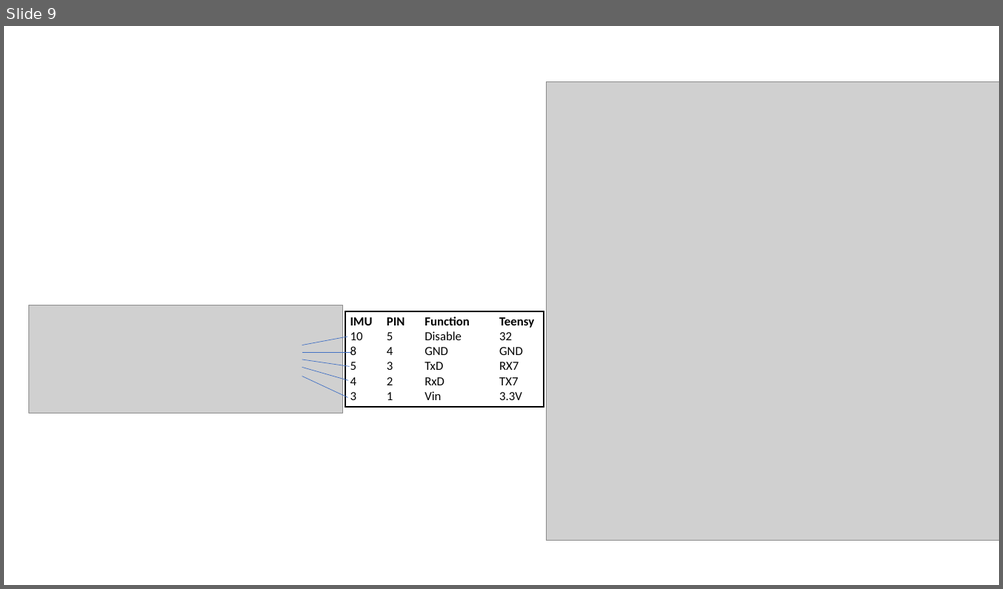
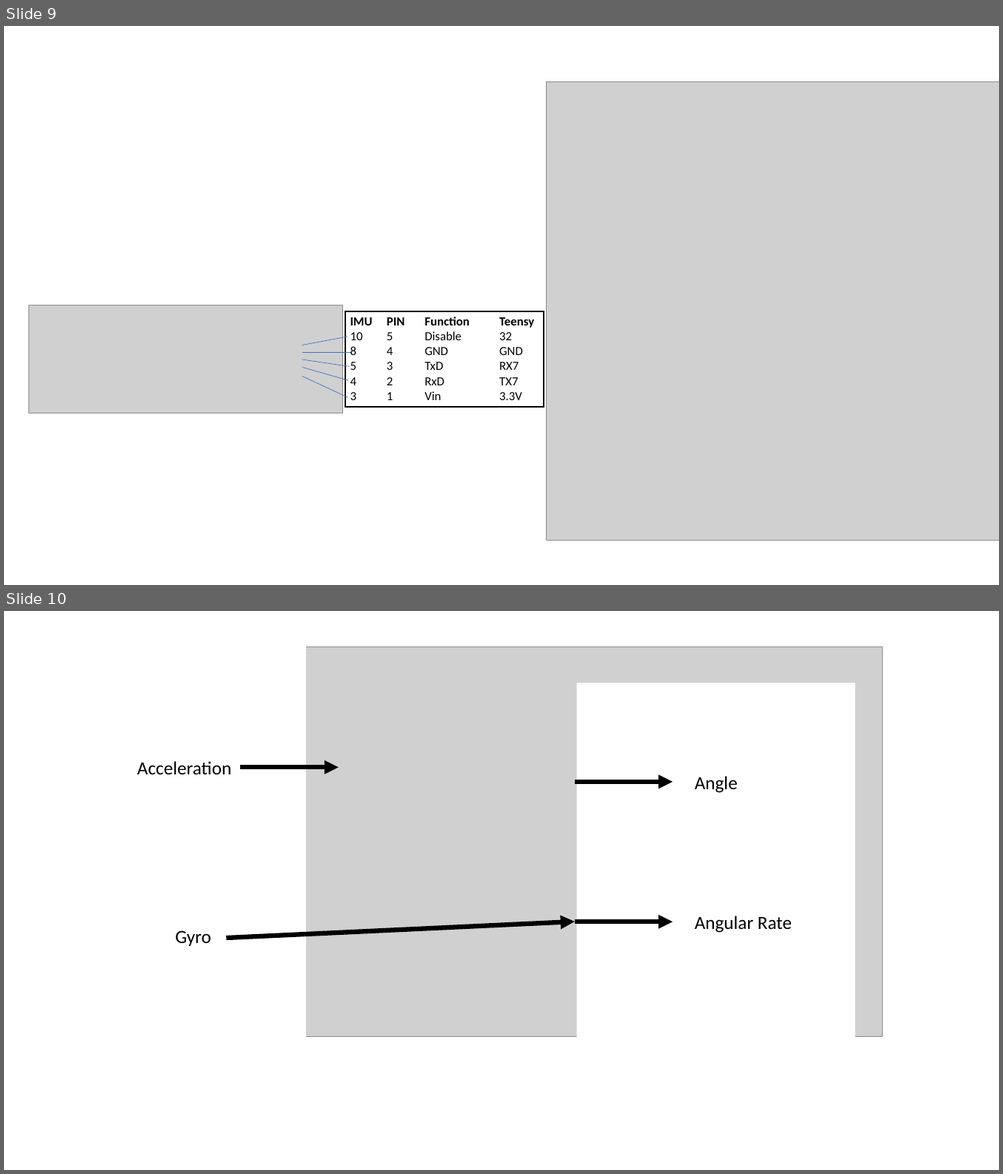
Before and after one commit to jochenalt/Lisbeth, a slide deck: schematics/Wiring.pptx. Shown one above the other, each under a label of ours: slide 9 before the commit, slides 9 and 10 after it. The pictures are 1003x589 and 1003x1174 pixels, drawn with LibreOffice and Linux fonts; fonts in the diff are those of the drawing; grey boxes stand for pictures. Boxes give left, top, right and bottom in pixels: in the first picture for what was removed or moved away, otherwise in the second. Text is boxed around its words. In the diff, an @@ line names an element or a change of style, - is before the commit and + after.

```diff
--- a/schematics/Wiring.pptx
+++ b/schematics/Wiring.pptx
@@ slide 10 added at box(4, 611, 999, 1170), background #FFFFFF @@
@@ group added at box(89, 629, 882, 1060): 4 arrows, 4 texts, 2 rectangles, 1 picture @@
+Acceleration
+Gyro
+Angle
+Angular Rate
```
Also in this commit, not shown: 1 slide removed, 29 other files.
